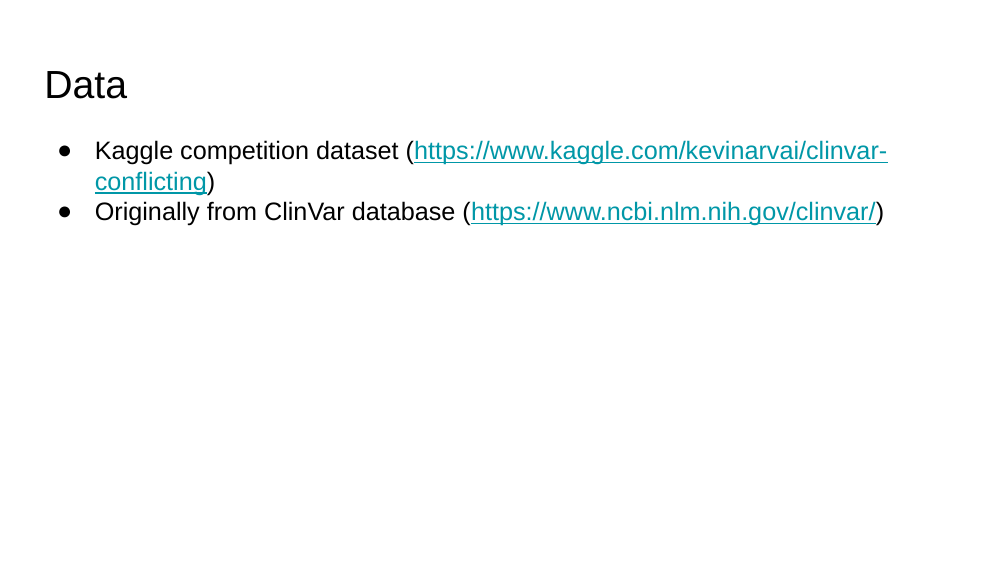
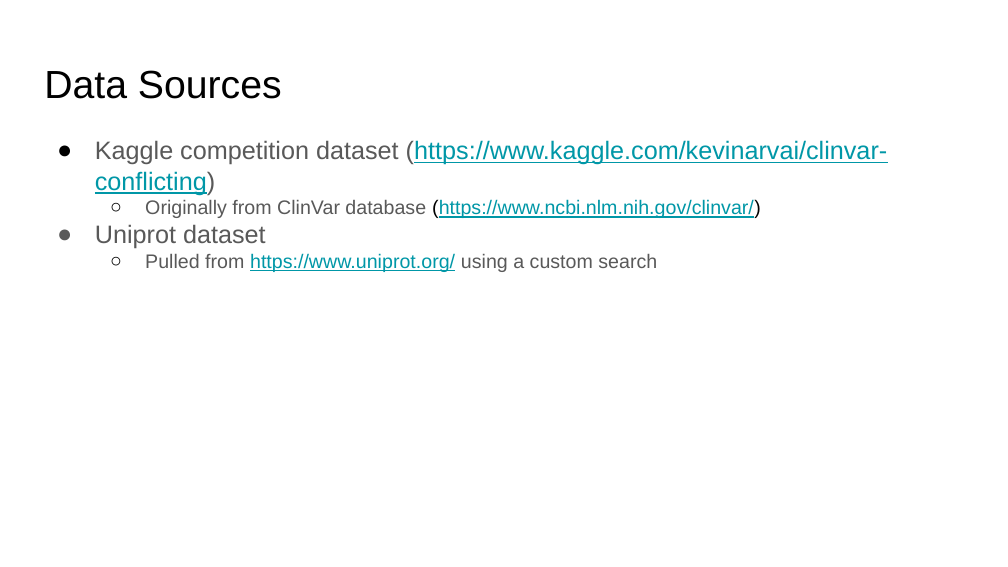
Before and after one commit to gksullan/Springboard_Capstone_1, a slide deck: slide 4 of reports/Predicting Genetic Variants that are Conflicting Classified.pptx. Drawn at 1008x567 pixels with LibreOffice and Linux fonts; fonts in the diff are those of the drawing. Boxes give left, top, right and bottom in pixels: in the first picture for what was removed or moved away, otherwise in the second. Text is boxed around its words. In the diff, an @@ line names an element or a change of style, - is before the commit and + after.

```diff
--- a/reports/Predicting Genetic Variants that are Conflicting Classified.pptx
+++ b/reports/Predicting Genetic Variants that are Conflicting Classified.pptx
@@ title at <box>44,70,282,99</box>: text changed @@
-Data
+Data Sources
@@ text at <box>95,140,888,218</box>: text colour #000000 to #595959 in "Kaggle competition dataset (https://www.kaggle.com/kevinarva ...", "Originally from ClinVar database"; size 18 to 14 pt in "Originally from ClinVar database (https://www.ncbi.nlm.nih.g ..."; bullet ● to ○; list level 1 to 2 in "Originally from ClinVar database (https://www.ncbi.nlm.nih.g ..." @@
@@ text at <box>95,224,657,272</box>: paragraphs added @@
+● Uniprot dataset
+  ○ Pulled from https://www.uniprot.org/ using a custom search
```
Also in this commit, not shown: 7 other slides changed, 3 slides added, 1 slide removed.
